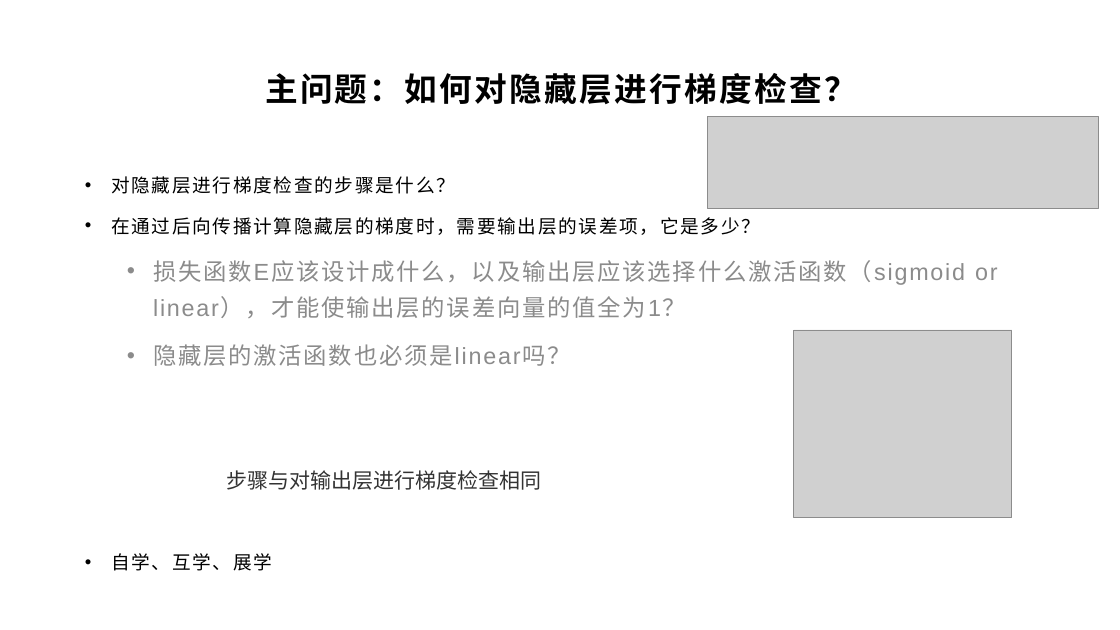
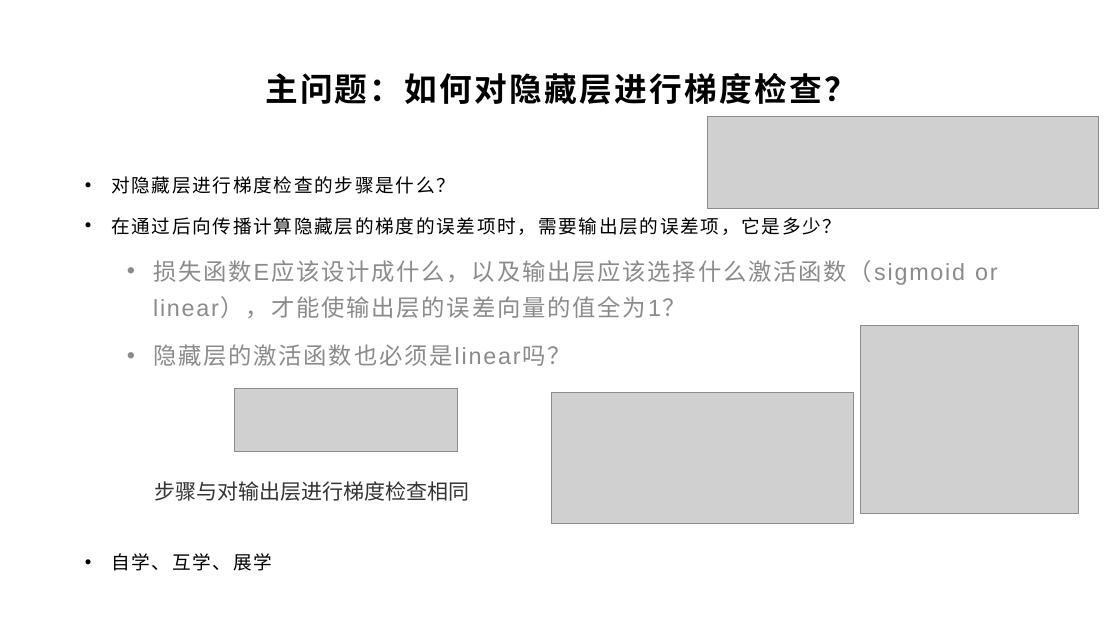
Before and after one commit to yyc-git/DeepLearningEdu, a slide deck: slide 19 of lessons/4_gradient_check/ppt/全连接层的梯度检查.pptx. Drawn at 1120x630 pixels with LibreOffice and Linux fonts; fonts in the diff are those of the drawing; grey boxes stand for pictures; background and template pictures are left out. Boxes give left, top, right and bottom in pixels: in the first picture for what was removed or moved away, otherwise in the second. Text is boxed around its words. In the diff, an @@ line names an element or a change of style, - is before the commit and + after.

```diff
--- a/lessons/4_gradient_check/ppt/全连接层的梯度检查.pptx
+++ b/lessons/4_gradient_check/ppt/全连接层的梯度检查.pptx
@@ text at (111, 217, 841, 235): text changed @@
-• 在通过后向传播计算隐藏层的梯度时，需要输出层的误差项，它是多少？
+• 在通过后向传播计算隐藏层的梯度的误差项时，需要输出层的误差项，它是多少？
@@ picture: place and size @@
-picture at (794, 330, 1012, 518)
+picture at (860, 326, 1079, 514)
@@ picture added at (234, 388, 457, 451) @@
@@ picture added at (551, 392, 853, 523) @@
@@ text "步骤与对输出层进行梯度检查相同": place and size @@
-text "步骤与对输出层进行梯度检查相同" at (227, 470, 542, 490)
+text "步骤与对输出层进行梯度检查相同" at (154, 481, 469, 501)
```
Also in this commit, not shown: 2 other slides changed.
